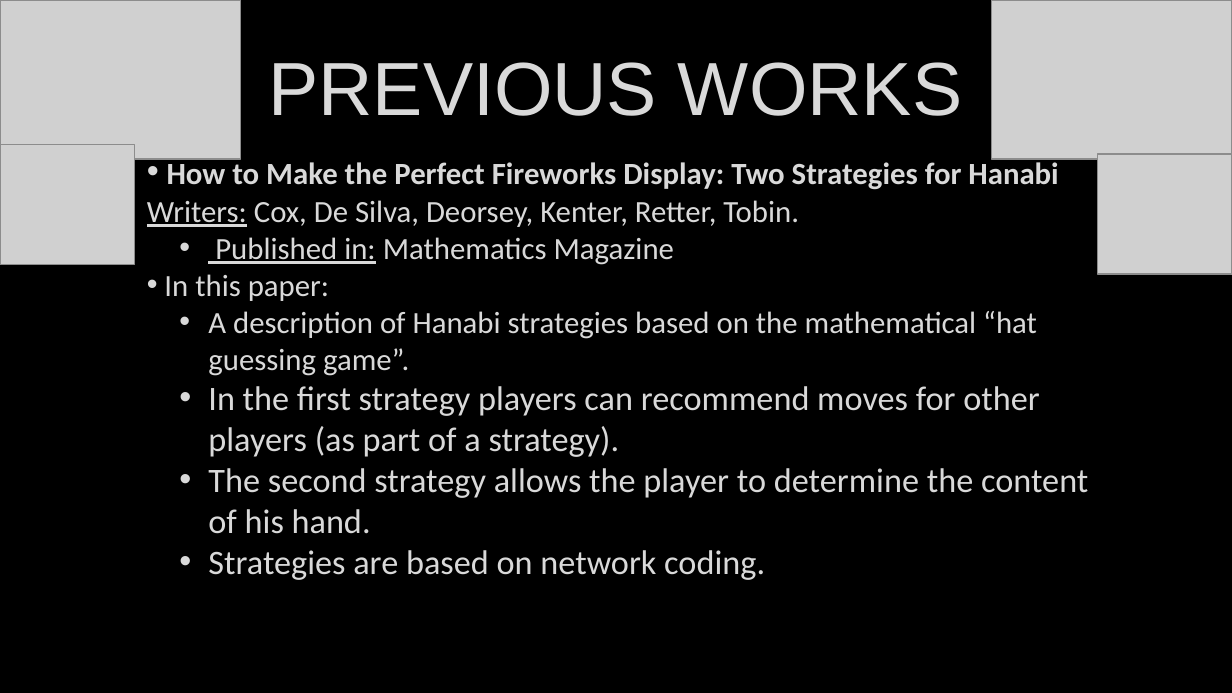
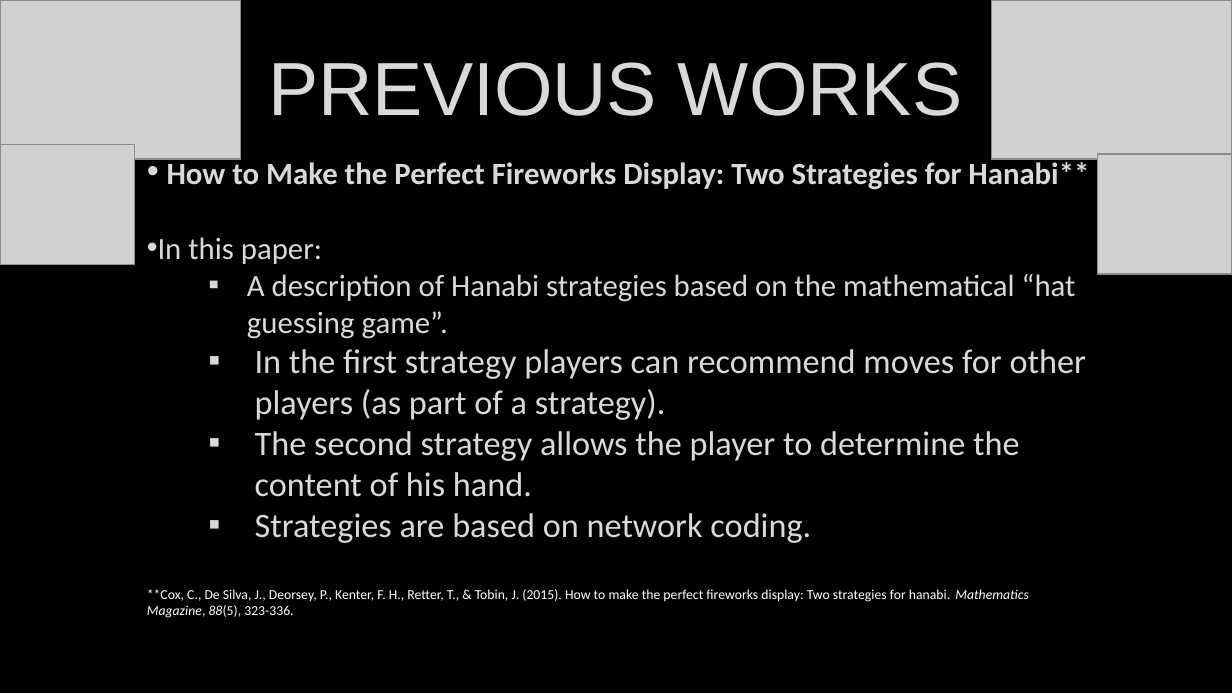
Before and after one commit to Untzi/ec_hanabi, a slide deck: slide 7 of hanabi (1).pptx (slide 6 before the commit). Drawn at 1232x693 pixels with LibreOffice and Linux fonts; fonts in the diff are those of the drawing; grey boxes stand for pictures. Boxes give left, top, right and bottom in pixels: in the first picture for what was removed or moved away, otherwise in the second. Text is boxed around its words. In the diff, an @@ line names an element or a change of style, - is before the commit and + after.

```diff
--- a/hanabi (1).pptx
+++ b/hanabi (1).pptx
@@ text at [167, 158, 1089, 190]: text changed; bold on @@
-• How to Make the Perfect Fireworks Display: Two Strategies for Hanabi Writers: Cox, De Silva, Deorsey, Kenter, Retter, Tobin.
-  • Published in: Mathematics Magazine
+• How to Make the Perfect Fireworks Display: Two Strategies for Hanabi**
@@ text at [247, 274, 1087, 543]: bullet • to ▪ @@
@@ text at [147, 589, 1029, 618]: paragraph added @@
+**Cox, C., De Silva, J., Deorsey, P., Kenter, F. H., Retter, T., & Tobin, J. (2015). How to make the perfect fireworks display: Two strategies for hanabi. Mathematics Magazine, 88(5), 323-336.
```
Also in this commit, not shown: 1 other slide changed, 1 slide added.
